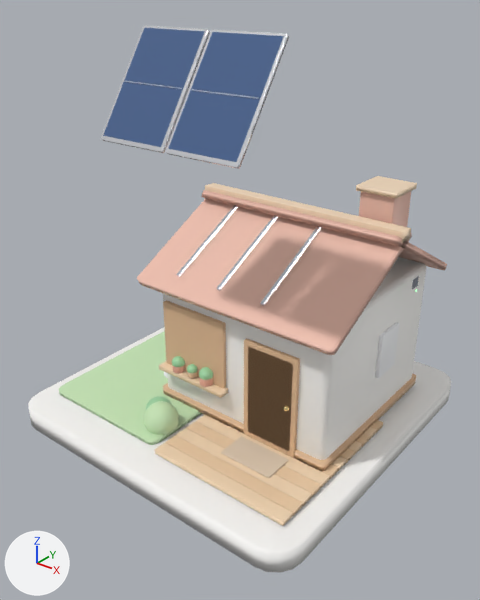
What one commit did to the glTF model assets/3d/casa_isometrica.glb.
The view is the same before and after, from a 50 mm camera at (6.16, -7.87, 6.58) aimed at (0.19, -0.39, 1.95). Lighting does not change. The marker at lower left points along +X, +Y and +Z. The first picture is the older version. Where no turn or scale is listed for an object, it has been applied to the vertices.
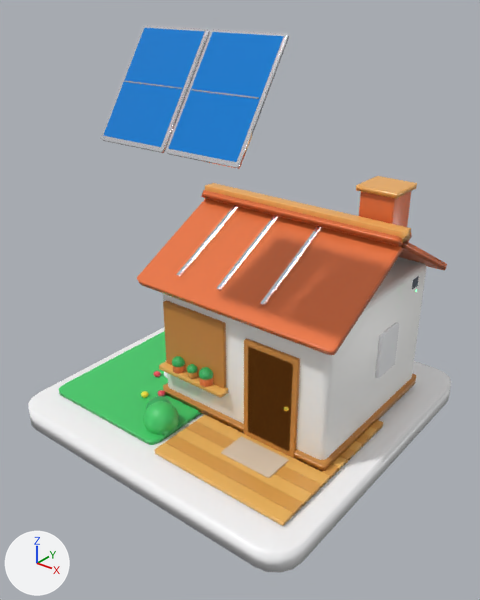
The change, as a diff of the scene's bpy script:
```diff
--- a/assets/3d/casa_isometrica.glb.py
+++ b/assets/3d/casa_isometrica.glb.py
@@ mat_mat_woodlight @@
 mat_mat_woodlight = principled_material('Mat_WoodLight')
-mat_mat_woodlight.base_color = (0.9, 0.68, 0.46)  # beige #f3d7b5
+mat_mat_woodlight.base_color = (0.88, 0.48, 0.12)  # orange #f1b861
 mat_mat_woodlight.roughness = 0.4
@@ mat_mat_rooftrim @@
 mat_mat_rooftrim = principled_material('Mat_RoofTrim')
-mat_mat_rooftrim.base_color = (0.9, 0.7, 0.5)  # beige #f3dabc
+mat_mat_rooftrim.base_color = (0.92, 0.45, 0.12)  # orange #f6b361
 mat_mat_rooftrim.roughness = 0.4
@@ mat_mat_roofterra @@
 mat_mat_roofterra = principled_material('Mat_RoofTerra')
-mat_mat_roofterra.base_color = (0.86, 0.52, 0.42)  # beige #efbfad
+mat_mat_roofterra.base_color = (0.84, 0.18, 0.05)  # orange #ec763f
 mat_mat_roofterra.roughness = 0.45
@@ mat_mat_woodmid @@
 mat_mat_woodmid = principled_material('Mat_WoodMid')
-mat_mat_woodmid.base_color = (0.84, 0.6, 0.38)  # beige #eccba6
+mat_mat_woodmid.base_color = (0.75, 0.36, 0.08)  # orange #e1a250
 mat_mat_woodmid.roughness = 0.45
@@ mat_mat_woodtrim @@
 mat_mat_woodtrim = principled_material('Mat_WoodTrim')
-mat_mat_woodtrim.base_color = (0.76, 0.5, 0.3)  # beige #e2bc95
+mat_mat_woodtrim.base_color = (0.6, 0.25, 0.05)  # orange #cb893f
 mat_mat_woodtrim.roughness = 0.45
@@ mat_mat_grass @@
 mat_mat_grass = principled_material('Mat_Grass')
-mat_mat_grass.base_color = (0.58, 0.8, 0.48)  # green #c8e7b8
+mat_mat_grass.base_color = (0.06, 0.62, 0.15)  # green #45ce6c
 mat_mat_grass.roughness = 0.6
@@ mat_mat_solarcells @@
 mat_mat_solarcells = principled_material('Mat_SolarCells')
-mat_mat_solarcells.base_color = (0.09, 0.16, 0.34)  # blue #556f9e
+mat_mat_solarcells.base_color = (0.01, 0.28, 0.88)  # blue #1990f1
 mat_mat_solarcells.metallic = 0.35
-mat_mat_solarcells.roughness = 0.12
+mat_mat_solarcells.roughness = 0.08
@@ mat_mat_solarframe @@
 mat_mat_solarframe = principled_material('Mat_SolarFrame')
-mat_mat_solarframe.base_color = (0.82, 0.84, 0.88)  # white #eaecf1
-mat_mat_solarframe.metallic = 0.7
-mat_mat_solarframe.roughness = 0.2
+mat_mat_solarframe.base_color = (0.92, 0.94, 0.98)  # white #f6f8fd
+mat_mat_solarframe.metallic = 0.9
+mat_mat_solarframe.roughness = 0.12
@@ mat_mat_solarrails @@
 mat_mat_solarrails = principled_material('Mat_SolarRails')
-mat_mat_solarrails.base_color = (0.65, 0.68, 0.72)  # light grey #d3d7dd
-mat_mat_solarrails.metallic = 0.8
-mat_mat_solarrails.roughness = 0.25
+mat_mat_solarrails.base_color = (0.8, 0.82, 0.88)  # white #e7eaf1
+mat_mat_solarrails.metallic = 0.9
+mat_mat_solarrails.roughness = 0.15
@@ mat_mat_leaf @@
 mat_mat_leaf = principled_material('Mat_Leaf')
-mat_mat_leaf.base_color = (0.35, 0.68, 0.38)  # green #a0d7a6
-mat_mat_leaf.roughness = 0.4
+mat_mat_leaf.base_color = (0.04, 0.45, 0.12)  # green #38b361
+mat_mat_leaf.roughness = 0.3
@@ mat_mat_stone @@
 mat_mat_stone = principled_material('Mat_Stone')
-mat_mat_stone.base_color = (0.85, 0.86, 0.88)  # white #edeff1
-mat_mat_stone.roughness = 0.6
+mat_mat_stone.base_color = (0.9, 0.92, 0.94)  # white #f3f6f8
+mat_mat_stone.roughness = 0.4
@@ ob_sphere_014 @@
+ob_sphere_014 = bpy.data.objects.new('Sphere.014', me_sphere_015)  # a UV sphere (32 segments, 16 rings, poles along z) spanning x -0.065..0.065, y -0.065..0.065, z -0.052..0.052; in mat_mat_flowerred (red #f95061)
+ob_sphere_014.location = (-1.4, -0.8, 0.14)
@@ ob_sphere_013 @@
+ob_sphere_013 = bpy.data.objects.new('Sphere.013', me_sphere_014)  # a UV sphere (32 segments, 16 rings, poles along z) spanning x -0.065..0.065, y -0.065..0.065, z -0.052..0.052; in mat_mat_floweryellow (yellow #ffed3f)
+ob_sphere_013.location = (-1.1, -1.4, 0.14)
@@ ob_sphere_011 @@
+ob_sphere_011 = bpy.data.objects.new('Sphere.011', me_sphere_012)  # a UV sphere (32 segments, 16 rings, poles along z) spanning x -0.065..0.065, y -0.065..0.065, z -0.052..0.052; in mat_mat_flowerred (red #f95061)
+ob_sphere_011.location = (-0.9, -1.2, 0.14)
```

Where the change shows, as pixel boxes (x1, y1, x2, y2) in the pictures (480 x 600 px):
'Roof_Front_Slope', recoloured (beige to orange)
    both: (137, 198, 412, 355)
'Panel_Cells_1', recoloured, surface changed
    both: (168, 32, 284, 162)
'Panel_Cells_0', recoloured, surface changed
    both: (103, 28, 205, 147)
'Garden_Patch', recoloured (darker)
    both: (59, 331, 202, 445)
'Door_Frame', recoloured (beige to orange)
    both: (244, 339, 300, 458)
'Window_Frame', recoloured (beige to orange)
    both: (163, 300, 226, 389)
'Door_Leaf', recoloured (beige to orange)
    both: (248, 347, 293, 451)
'Roof_Back_Slope', recoloured
    both: (201, 190, 447, 271)
'Deck_Plank_0', recoloured (beige to orange)
    both: (155, 443, 292, 526)
'Cube.004', recoloured (beige to orange)
    both: (205, 183, 411, 243)
'House_Baseboard', recoloured
    both: (163, 374, 416, 472)
'Deck_Plank_1', recoloured (beige to orange)
    both: (165, 435, 302, 516)
'Panel_Frame_1', recoloured, surface changed
    both: (165, 29, 289, 169)
'Deck_Plank_2', recoloured
    both: (176, 428, 312, 506)
'Cube.005', recoloured (beige to orange)
    both: (359, 191, 411, 227)
'Deck_Plank_4', recoloured
    both: (196, 415, 329, 488)
'Deck_Plank_3', recoloured
    both: (186, 421, 321, 497)
'Sphere.005', recoloured (darker)
    both: (144, 401, 179, 435)
'Cube.006', recoloured (beige to orange)
    both: (356, 176, 417, 199)
'Cube.003', recoloured (beige to orange)
    both: (159, 361, 228, 398)
'Solar_Rail_1.2', recoloured, surface changed
    both: (260, 226, 322, 306)
'Solar_Rail_0.4', recoloured, surface changed
    both: (216, 215, 278, 291)
'Solar_Rail_-0.4', recoloured, surface changed
    both: (176, 205, 238, 277)
'Sphere.002', recoloured, surface changed
    both: (199, 367, 213, 380)
'Deck_Plank_5', recoloured
    both: (322, 464, 338, 479)
'Sphere.006', recoloured, surface changed
    both: (146, 396, 171, 410)
'Sphere', recoloured, surface changed
    both: (172, 356, 185, 367)
'Deck_Plank_6', recoloured
    both: (332, 456, 346, 471)
'Deck_Plank_7', recoloured
    both: (341, 449, 354, 463)
'Deck_Plank_8', recoloured
    both: (348, 441, 362, 455)
'Deck_Plank_9', recoloured
    both: (356, 434, 369, 447)
'Deck_Plank_10', recoloured
    both: (364, 427, 376, 440)
'Deck_Plank_11', recoloured
    both: (371, 420, 383, 433)
'Sphere.001', recoloured, surface changed
    both: (187, 364, 198, 373)
'Cylinder.001', recoloured
    both: (187, 372, 197, 378)
'Sphere.013', added
    after: (141, 391, 149, 398)
'Sphere.011', added
    after: (158, 390, 165, 396)
'Sphere.014', added
    after: (154, 371, 161, 377)
'Sphere.007', recoloured, surface changed
    both: (164, 372, 168, 378)
